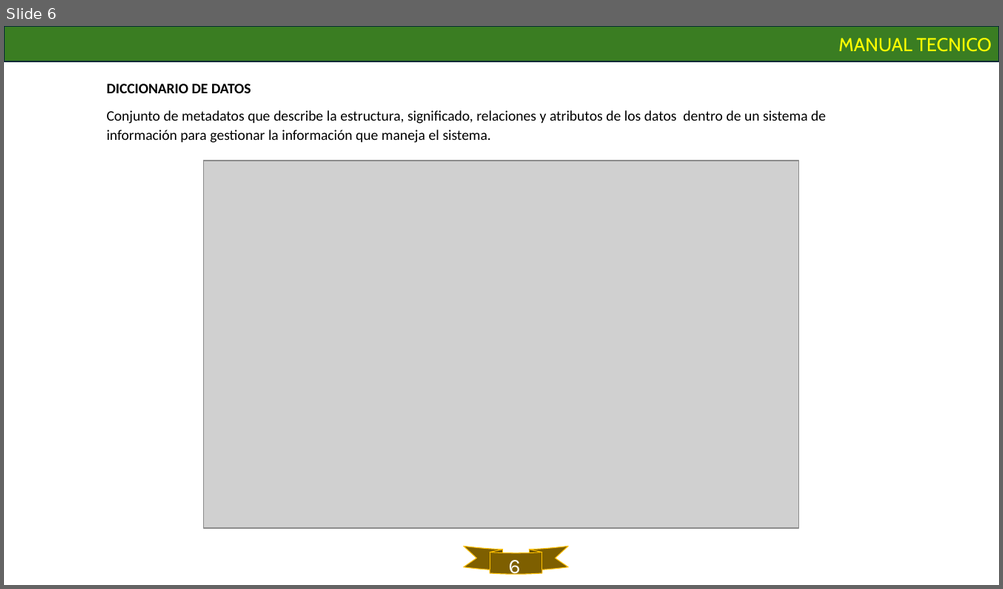
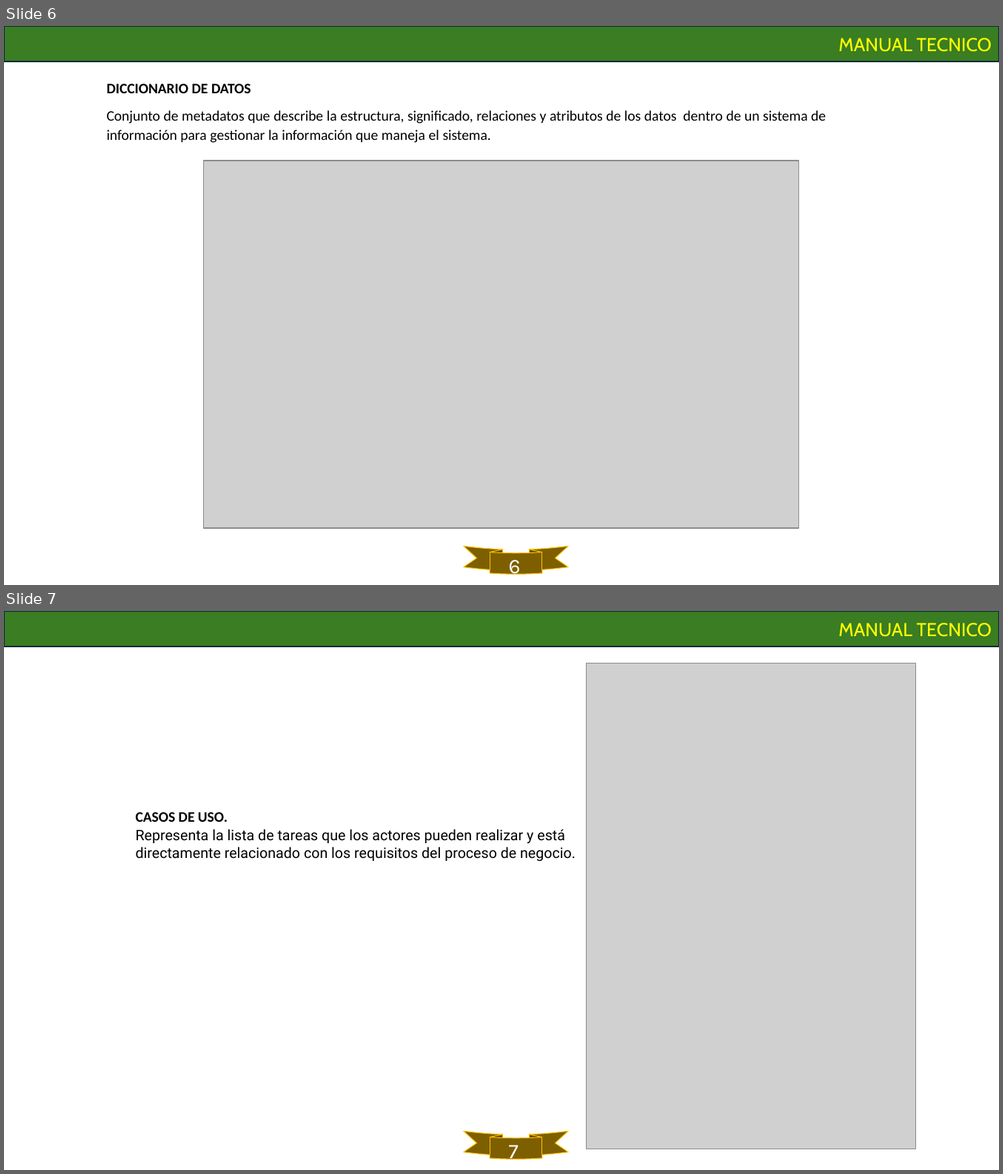
Before and after one commit to Nicolasgil06/CANCHEROS, a slide deck: assets/docs/Trimestre V/03_Manual_Técnico/CANCHEROS manual tecnico.pptx. Shown one above the other, each under a label of ours: slide 6 before the commit, slides 6 and 7 after it. The pictures are 1003x589 and 1003x1174 pixels, drawn with LibreOffice and Linux fonts; fonts in the diff are those of the drawing; grey boxes stand for pictures. Boxes give left, top, right and bottom in pixels: in the first picture for what was removed or moved away, otherwise in the second. Text is boxed around its words. In the diff, an @@ line names an element or a change of style, - is before the commit and + after.

Commit message:
Actualizacion manual usuario y manual tecnico

```diff
--- a/assets/docs/Trimestre V/03_Manual_Técnico/CANCHEROS manual tecnico.pptx
+++ b/assets/docs/Trimestre V/03_Manual_Técnico/CANCHEROS manual tecnico.pptx
@@ slide 7 added at (4,611,999,1170), background #FFFFFF @@
@@ rectangle added at (4,611,999,647), fill #3B7D23, outline #092A39 1.5 pt, 18 pt, text #FFFF00 @@
+MANUAL TECNICO
@@ picture added at (586,664,916,1150) @@
@@ text added at (136,812,575,861), 14 pt, text #000000 @@
+CASOS DE USO.
+Representa la lista de tareas que los actores pueden realizar y está directamente relacionado con los requisitos del proceso de negocio.
@@ freeform shape added at (464,1132,568,1160), fill #7E5F00 @@
@@ freeform shape added at (464,1132,568,1160), outline #FFC000 0.75 pt @@
@@ freeform shape added at (489,1135,542,1139), fill #664D00 @@
@@ text added at (509,1145,518,1165), 20 pt, text #FFFFFF @@
+7
```
Also in this commit, not shown: 1 slide changed, 2 other slides added, 4 other files.
